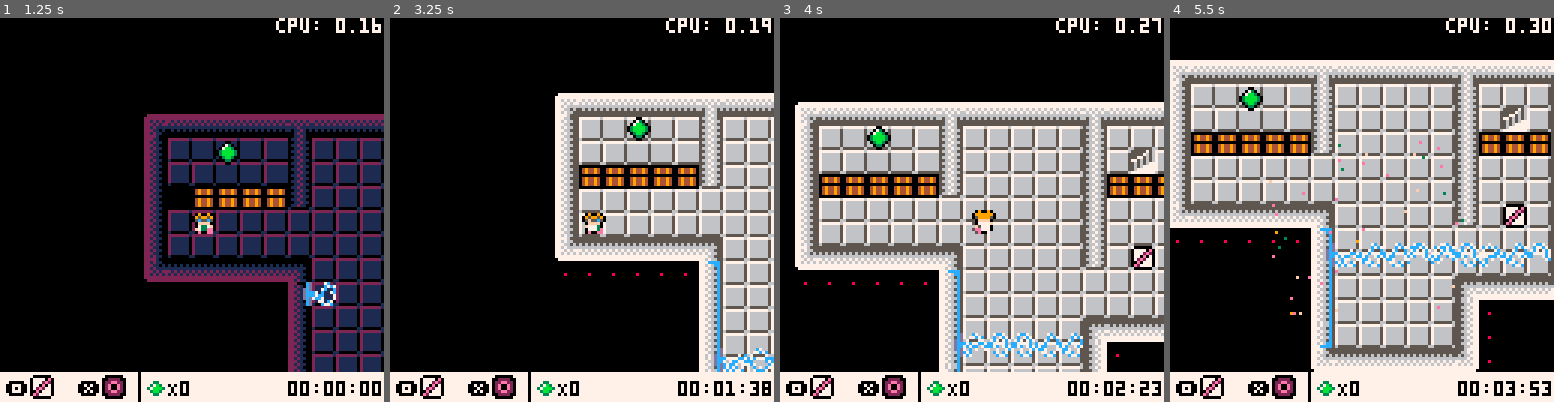
Above: before the commit, frames 1-4 (left to right).
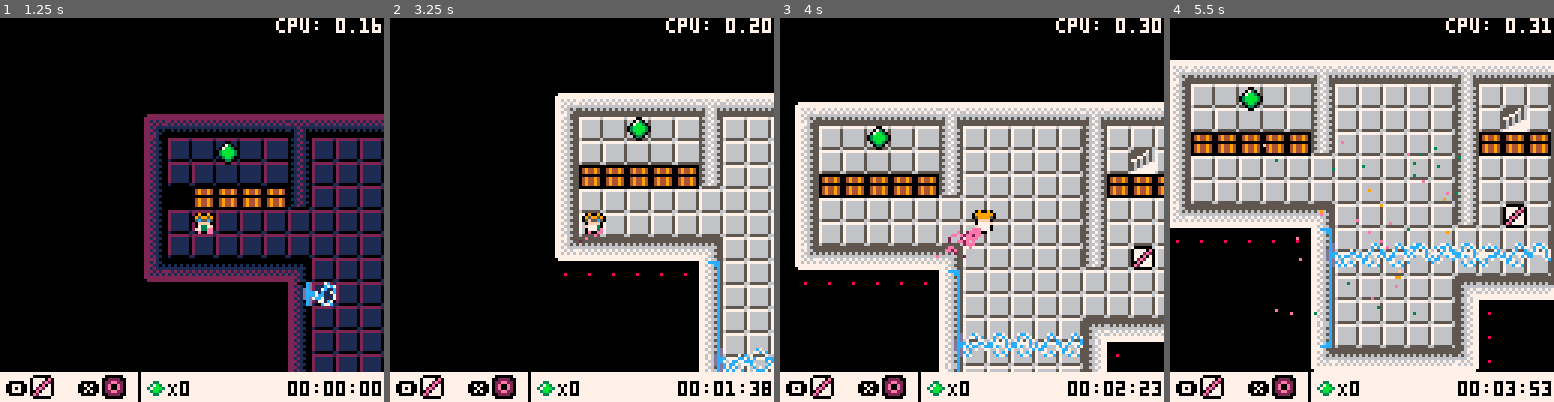
Above: after the commit, the same moments.

Repository: kitasuna/pico8-ttuor
Game: PICO-8 cartridge main.p8
The game is run twice, just before and just after one commit, with the same random seed, the same clock (stepped at 60 frames per second) and the same inputs.
Inputs:
- Up to frame 1 (1.25 s): tap O (Z key) at 0.33, 0.7 s; tap X (X key) at 1.07 s
- Up to frame 2 (3.25 s): tap O (Z key) at 1.43, 2.22, 3.1 s; hold Left 1.97-2.37 s; tap X (X key) every 0.33 s from 2.07 to 3.07 s; hold Down 2.42-2.82 s; hold Right from 2.87 s (still down)
- Up to frame 3 (4 s): tap X (X key) at 3.4, 3.73 s; release Right at 3.53 s; hold Up from 3.58 s (still down); tap O (Z key) at 3.98 s
- Up to frame 4 (5.5 s): tap X (X key) every 0.33 s from 4.07 to 5.4 s; release Up at 4.08 s; hold Right 4.13-4.53 s; hold Down 4.58-5.08 s; tap O (Z key) at 4.87 s; hold Left from 5.13 s (still down)

Frame 1 is identical in both runs. In frame 2, less than 0.1% of the frame differs, in the area x 49-99%, y 0-59%; in frame 3, 0.3%; in frame 4, 0.5%, in the area x 24-100%, y 0-78%.

Commit message:
Add sparks to player slide

Diff:
--- a/entity.lua
+++ b/entity.lua
@@ -230,14 +230,12 @@
     frame_step = 0,
     frame_offset = 1,
     feels_grav = true,
-    -- particles = flsrc(info[2] + 4, info[3] + 4, 0, info[4] == 8 and {CLR_PNK, CLR_PRP} or {CLR_DGN, CLR_GRN})
   }
   tmp = merge(tmp, new_sprite(28, info[2], info[3], 8, 8))
 
 
   tmp.update = function(level)
     ent_update(tmp)(level)
-    -- tmp.particles.update()
   end
   tmp.draw = function()
     if tmp.state == ENT_STATE_NORMAL then
@@ -262,8 +260,6 @@
       local y_offset = pos_offsets[tmp.frame_offset + 1]
       spr(tmp.num, tmp.pos_x, tmp.pos_y + y_offset)
       pal()
-    else
-      -- tmp.particles.draw()
     end
   end
 
--- a/main.p8
+++ b/main.p8
@@ -3,8 +3,8 @@
 __lua__
 #include const.lua
 #include qico.lua
+#include fleas.lua
 #include player.lua
-#include fleas.lua
 #include entity.lua
 #include level.lua
 #include title.lua
@@ -100,6 +100,7 @@
   end)
 
 
+  slide_parts.draw()
   palt(0, false)
   palt(11, true)
   player.draw()
@@ -218,6 +219,7 @@
 
     item_particles.update()
     sec_item_particles.update()
+    slide_parts.update()
 
     ent_man.collision()
 
@@ -430,10 +432,10 @@
 0000000009599590b090090bb090090b09599590b090090bb090090b09999990b090090bb090090b000000000959959009999990b0959590095995900959590b
 0070070005c55c50095995900959959005f55c5009599590095995900599995009999990099999900000000005c55c5005999950b05f5c5005c55c5005c5f50b
 00077000b0ffff0b05c55c5005c55c50b0ffff0b05f55c5005f55c50b0ffff0b059999500599995000000000f0f88f0fb0ffff0bbb0ffff0b0ffff0b0ffff0bb
-00077000b073370bb0ffff0bb0ffff0bbb07730bb0ffff0bb0ffff0bb077770bb0ffff0bb0ffff0b000000000f7337f0507777fbbb077730bf73370b037770bb
-00700700bf7337fbb07337fbbf73370bbb07f30bbf77730bb07777fbbf7777fbbf77770bbf77770b00000000e333333ebf57770b5b5777f0bee337f50f7775b5
-00000000b073370bbf733eebbee337fbbb07770bb07773ebbe77730bb077770bbee777fbb0777eeb00000000ee3003ee5ee7770bbb0e7ee0bee3350b0ee7e0bb
-00000000bee00eebb0e00eebbee00e0bbbee0eebb0e00eebbee00e0bbee00eebbee00e0bb0e00eeb00000000000bb000b5e00bbbb50ee00bb0000e5bb00ee05b
+00077000b073370bb0ffff0bb0ffff0bbb07730bb0ffff0bb0ffff0bb077770bb0ffff0bb0ffff0b000000000f7337f0b07777fbbb077730bf73370b037770bb
+00700700bf7337fbb07337fbbf73370bbb07f30bbf77730bb07777fbbf7777fbbf77770bbf77770b00000000e333333ebf77770bbb0777f0bee337fb0f7770bb
+00000000b073370bbf733eebbee337fbbb07770bb07773ebbe77730bb077770bbee777fbb0777eeb00000000ee3003eebee7770bbb0e7ee0bee3370b0ee7e0bb
+00000000bee00eebb0e00eebbee00e0bbbee0eebb0e00eebbee00e0bbee00eebbee00e0bb0e00eeb00000000000bb000bee00bbbbb0ee00bb0000eebb00ee0bb
 000000000000000000000000b090090bb090090bb090090bb090090b5550bbbbbbbbbbbbbbbbbbbbbbbbbbbb00000000fff00fffffffffffffffffffffffffff
 000000000000000000000000099999900959959009599590095995900660090bb090090bb090090bb090090b00000000ff0730ffffffffffffffffffffffffff
 0000000000000000000000000599995005f5fc500fc55cf005f5fc500999999009599590095995900959959000000000f07bb30ffff33ffffffbbffffff33fff
--- a/player.lua
+++ b/player.lua
@@ -8,6 +8,7 @@
 player_slide_vel_y = 0
 slide_counter = 0
 player_inventory = {}
+slide_parts = flsrc(0, 0, 0, {2, 14, 14})
 
 function new_player(sprite_num, pos_x, pos_y)
   local player = new_sprite(
@@ -158,6 +159,7 @@
 
     -- If they're sliding, they can tweak the direction of the slide
     if player_state == PLAYER_STATE_SLIDING then
+
       if is_pressed_u(mask) and player_slide_vel_y > -0.5 then
         player_slide_vel_y -= 0.03
       elseif is_pressed_d(mask) and player_slide_vel_y < 0.5 then
@@ -475,6 +477,11 @@
         player_vel_y = 0
       end
 
+      slide_parts.pos_x, slide_parts.pos_y = player.pos_x+4, player.pos_y+5
+      for i=0,5 do
+        slide_parts.add(1, 1, true, false, 10)
+      end
+
       if global_slide_counter > 30 or (player_vel_x == 0 and player_vel_y == 0 and player_state == PLAYER_STATE_SLIDING) then
         player_state = PLAYER_STATE_GROUNDED
         player_slide_vel_x = 0
@@ -641,7 +648,7 @@
     player_state = PLAYER_STATE_SLIDING
     player.can_travel = (1 << FLAG_FLOOR) | (1 << FLAG_GAP)
     xsfx_floating()
-    sfx_slide()
+    sfx(1)
     global_slide_counter = 0
     player_vel_x *= 0.7
     player_vel_y *= 0.7
--- a/sounds.lua
+++ b/sounds.lua
@@ -17,9 +17,6 @@
 end
 function xsfx_gbeam()
   sfx(2, -2)
-end
-function sfx_slide()
-  sfx(1)
 end
 function xsfx_slide()
   sfx(1, -2)
